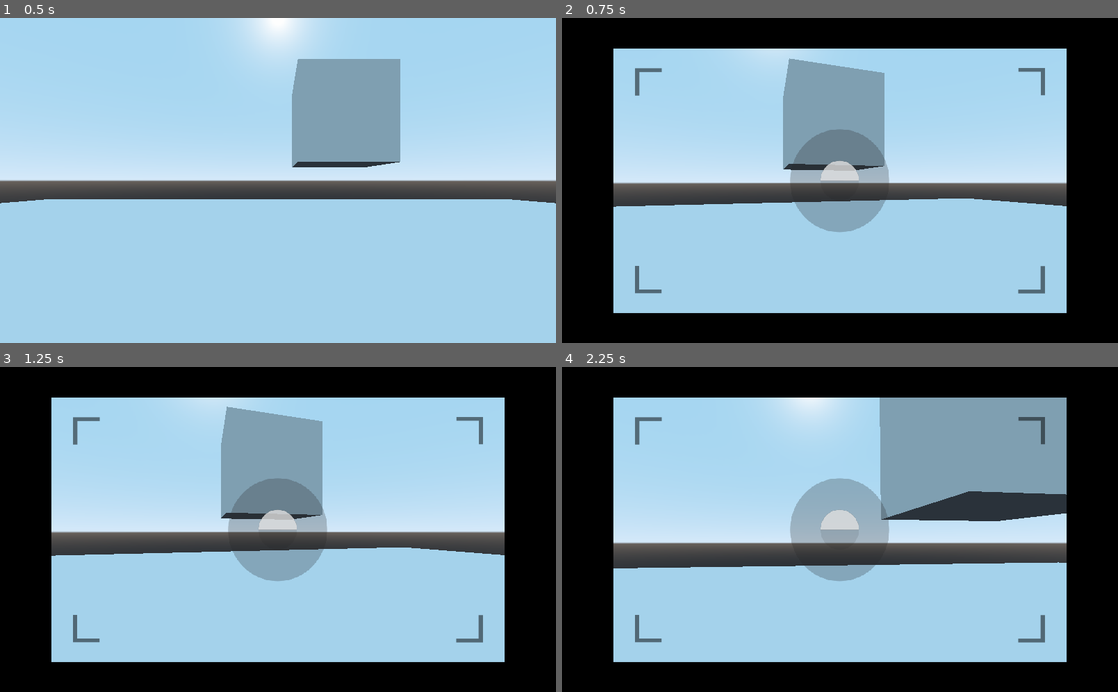
Above: before the commit, frames 1-4 (two rows, left to right).
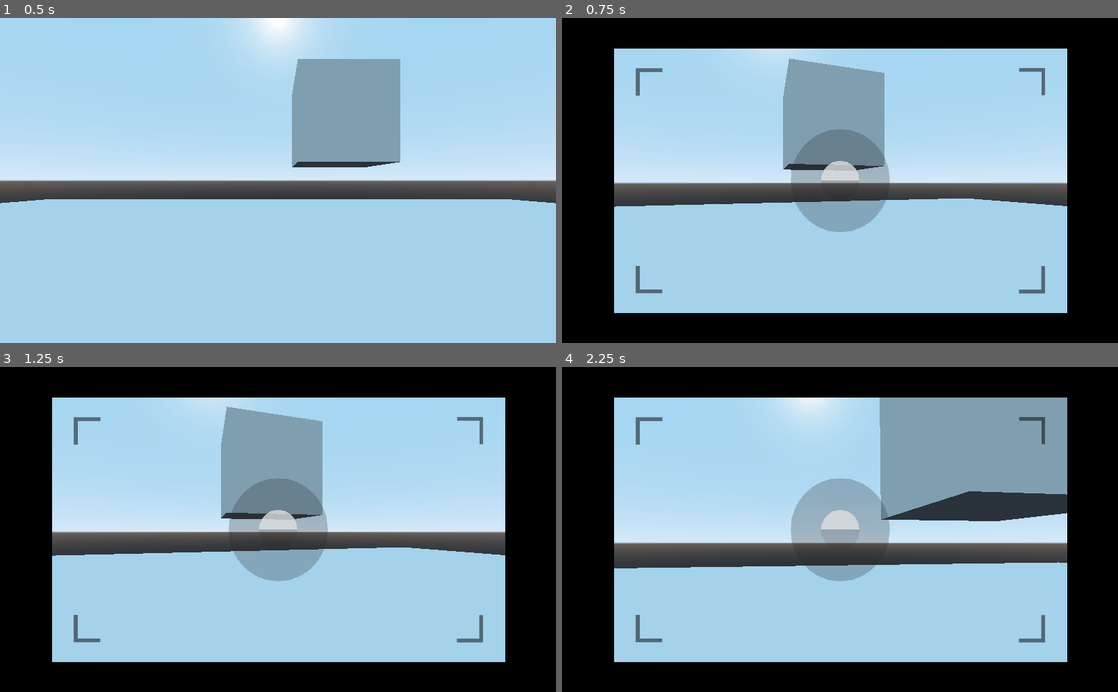
Above: after the commit, the same moments.

Repository: ronman234/YourInTheDark-OrSomethingLikeThat
Game: Godot game, scene res://scenes/sandbox.tscn
The game is run twice, just before and just after one commit, with the same random seed, the same clock (stepped at 60 frames per second) and the same inputs.
Inputs (mouse positions are in pixels of both pictures, inside the frame that each line leads up to):
- Up to frame 1 (0.5 s): no input
- Up to frame 2 (0.75 s): tap Enter at 0.5 s; move the mouse to (867, 180) at 0.52 s; hold W (move_fwd) from 0.53 s (still down); hold Right mouse button (zoom) from 0.53 s (still down); click (867, 180) at 0.6 s
- Up to frame 3 (1.25 s): keep holding W (move_fwd); keep holding Right mouse button (zoom)
- Up to frame 4 (2.25 s): keep holding W (move_fwd); tap Space at 1.25 s; move the mouse to (812, 529) at 1.27 s; release Right mouse button (zoom) at 1.28 s; right-click (812, 529) at 1.35 s; click (812, 529) at 1.55 s; move the mouse to (851, 523) at 2.02 s; hold Right mouse button (zoom) from 2.03 s (still down); click (851, 523) at 2.1 s

Frame 1 is identical in both runs. In frame 2, 0.3% of the frame differs, in the area x 9-91%, y 9-91%; in frame 3, 0.3%; in frame 4, 0.3%.

Commit message:
Viewport on player sizes with window

Diff:
--- a/You're In The Dark/player/FPSController.gd
+++ b/You're In The Dark/player/FPSController.gd
@@ -5,17 +5,18 @@
 export var gravity : float = -0.98
 export var jump_power : float = 30
 export var mouse_sensitivity : float = 0.3
-export var default_fov := 70
-export var zoom_fov := 40
-export var max_zoom := 40
-export var min_zoom := 90
+export var default_fov : float = 70
+export var zoom_fov : float = 40
+export var max_zoom : float = 40
+export var min_zoom : float = 90
 
 var is_zooming : bool = false
-var current_zoom := 70
+var current_zoom : float = 70
 
 onready var head : Spatial = $Head
 onready var camera : Camera = $Head/Camera
-onready var camera_lense := $Lense
+onready var camera_lense : ViewportContainer = $Lense
+onready var camera_lense_viewport : Viewport = $Lense/Viewport
 
 var velocity : Vector3 = Vector3()
 var camera_x_rotation : float = 0
@@ -31,6 +32,8 @@
 	if Input.is_action_pressed("zoom"):
 		is_zooming = true
 		camera.fov = current_zoom
+		camera_lense_viewport.size.x = OS.window_size.x
+		camera_lense_viewport.size.y = OS.window_size.y
 		camera_lense.visible = true
 	elif Input.is_action_just_released("zoom"):
 		is_zooming = false
@@ -51,6 +54,9 @@
 	if event is InputEvent:
 		if Input.is_action_just_pressed("zoom_decrease") and camera.fov < min_zoom and is_zooming:
 			current_zoom += 5
+
+	if event is InputEvent and Input.is_action_just_pressed("interact"):
+		Input.set_mouse_mode(Input.MOUSE_MODE_CAPTURED)
 
 func _physics_process(delta) -> void:
 	var direction : Vector3 = Vector3()
--- a/You're In The Dark/player/player.tscn
+++ b/You're In The Dark/player/player.tscn
@@ -36,6 +36,6 @@
 render_target_update_mode = 3
 
 [node name="CameraViewport" type="Sprite" parent="Lense/Viewport"]
-position = Vector2( 512, 300.5 )
 scale = Vector2( 0.534375, 0.556481 )
 texture = ExtResource( 2 )
+centered = false
--- a/You're In The Dark/scenes/sandbox.tscn
+++ b/You're In The Dark/scenes/sandbox.tscn
@@ -29,3 +29,5 @@
 
 [node name="AudioStreamPlayer" type="AudioStreamPlayer" parent="."]
 stream = ExtResource( 2 )
+volume_db = -25.0
+autoplay = true
